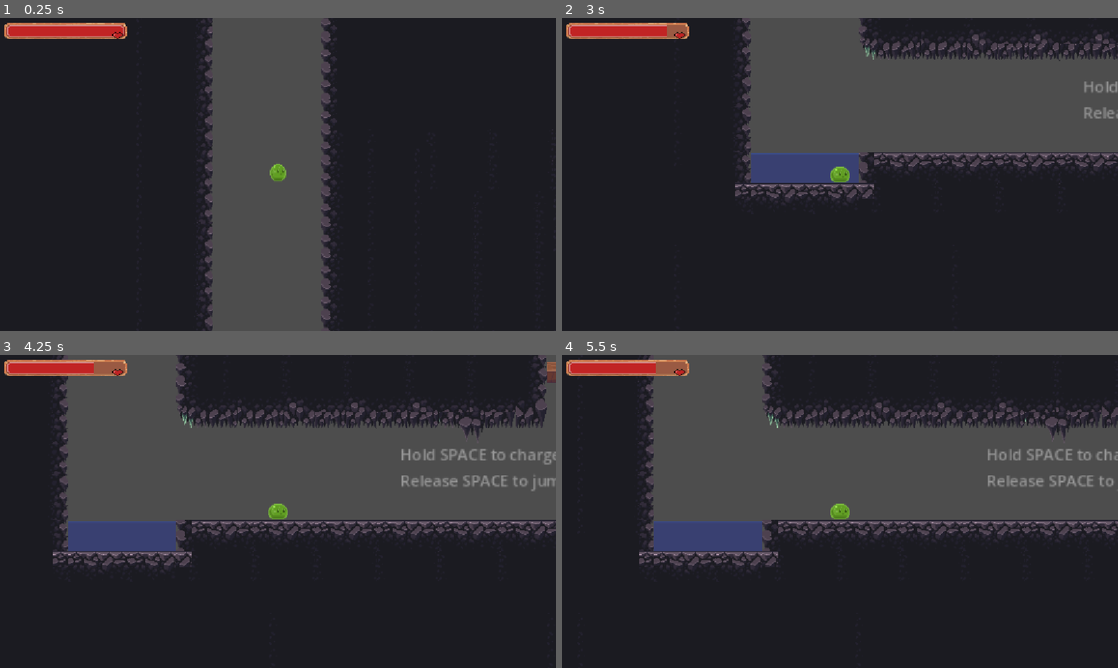
Above: before the commit, frames 1-4 (two rows, left to right).
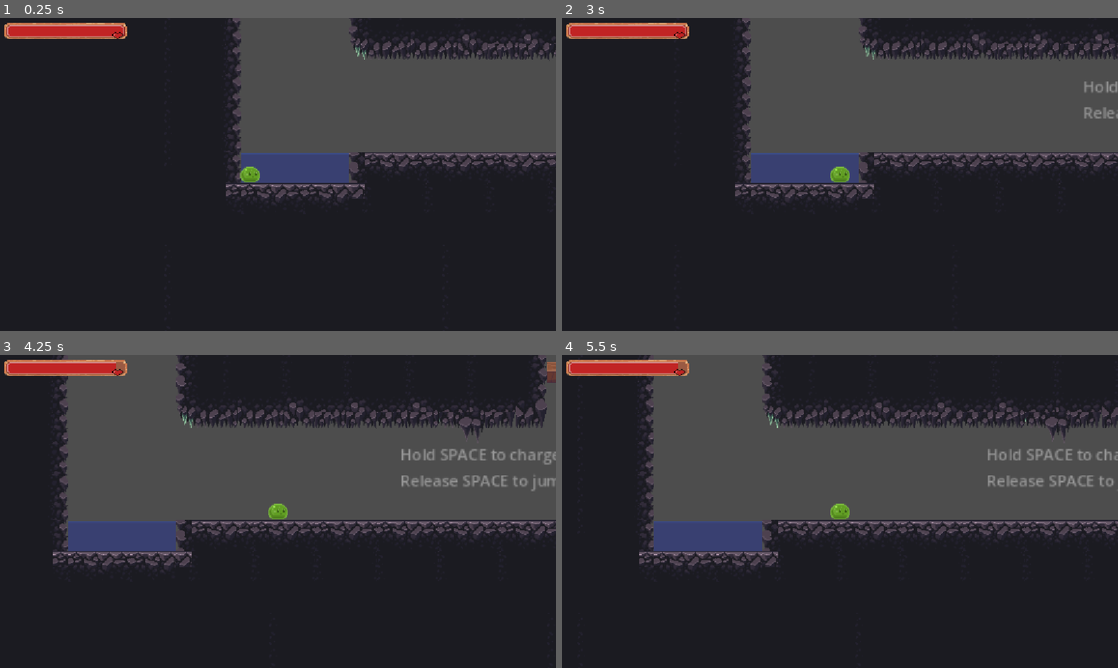
Above: after the commit, the same moments.

Repository: katfishkatfishing/bounce-
Game: Godot game, scene res://scenes/00_pit/tutorial.tscn
Two runs of this game, one before a commit and one after it. Both use one fixed random seed, a clock stepped at 60 frames per second and the inputs below. This scene is started directly instead of the project's main scene.
Inputs (mouse positions are in pixels of both pictures, inside the frame that each line leads up to):
- Up to frame 1 (0.25 s): no input
- Up to frame 2 (3 s): tap Enter at 0.5 s; move the mouse to (962, 158) at 0.52 s; hold W (up) 0.53-1.28 s; hold D (right) 0.53-2.03 s; click (962, 158) at 0.67 s; move the mouse to (728, 190) at 1.27 s; tap Alt at 1.35 s; tap W (up) at 1.52, 1.55, 1.82, 2.85 s; move the mouse to (895, 105) at 2.02 s; hold A (left) 2.03-2.78 s; hold W (up) 2.03-2.78 s; tap Shift at 2.1 s; move the mouse to (812, 237) at 2.77 s; hold D (right) from 2.78 s (still down); click (812, 237) at 2.92 s
- Up to frame 3 (4.25 s): keep holding D (right); tap W (up) at 3.02, 3.32 s; move the mouse to (444, 558) at 3.52 s; hold W (up) from 3.53 s (still down); tap Alt at 3.6 s
- Up to frame 4 (5.5 s): move the mouse to (673, 464) at 4.27 s; release D (right) at 4.28 s; release W (up) at 4.28 s; hold A (left) 4.28-5.03 s; tap Shift at 4.35 s; tap W (up) at 4.52, 4.55, 4.82 s; move the mouse to (867, 511) at 5.02 s; hold D (right) from 5.03 s (still down); hold W (up) from 5.03 s (still down); click (867, 511) at 5.17 s

The runs differ from the first frame. In frame 1, 29% of the frame differs, in the area x 36-100%, y 0-100%; in frame 2, 0.1%; in frame 3, 0.1%; in frame 4, 0.1%.

Commit message:
fix fall damage and die

Diff:
--- a/bounce!/general/gui.tscn
+++ /dev/null
@@ -1,25 +0,0 @@
-[gd_scene format=3 uid="uid://bri4jujimcl2j"]
-
-[node name="gui" type="Control" unique_id=1549725028]
-layout_mode = 3
-anchors_preset = 15
-anchor_right = 1.0
-anchor_bottom = 1.0
-grow_horizontal = 2
-grow_vertical = 2
-
-[node name="CanvasLayer" type="CanvasLayer" parent="." unique_id=1382920757]
-
-[node name="EnergyBar" type="ProgressBar" parent="CanvasLayer" unique_id=103616717]
-anchors_preset = 6
-anchor_left = 1.0
-anchor_top = 0.5
-anchor_right = 1.0
-anchor_bottom = 0.5
-offset_left = -24.0
-offset_top = -52.0
-offset_right = -20.0
-offset_bottom = 53.0
-grow_horizontal = 0
-grow_vertical = 2
-size_flags_horizontal = 8
--- a/bounce!/player/player.tscn
+++ b/bounce!/player/player.tscn
@@ -131,7 +131,7 @@
 "speed": 12.0
 }]
 
-[node name="Player" type="CharacterBody2D" unique_id=1989927636]
+[node name="Player" type="CharacterBody2D" unique_id=1989927636 groups=["Player"]]
 script = ExtResource("1_rkbax")
 
 [node name="CollisionShape2D" type="CollisionShape2D" parent="." unique_id=66918889]
--- a/bounce!/project.godot
+++ b/bounce!/project.godot
@@ -11,9 +11,13 @@
 [application]
 
 config/name="bounce!"
-run/main_scene="uid://c75ffqteugwqv"
+run/main_scene="uid://btj102gv0wros"
 config/features=PackedStringArray("4.7", "Forward Plus")
 config/icon="res://icon.svg"
+
+[autoload]
+
+SpawnPoint="*uid://dmrmvhoswdspd"
 
 [display]
 
--- a/bounce!/scenes/00_pit/tutorial.tscn
+++ b/bounce!/scenes/00_pit/tutorial.tscn
@@ -3,7 +3,6 @@
 [ext_resource type="Script" uid="uid://e8fywnj0m0an" path="res://scripts/tutorial.gd" id="1_rjera"]
 [ext_resource type="Texture2D" uid="uid://xkffjubrfc4r" path="res://assets/tilemap/crystal cave tiles.png" id="1_usprk"]
 [ext_resource type="PackedScene" uid="uid://dou3uyrpifuhj" path="res://scenes/platforms/moving_platform_wood.tscn" id="2_n416f"]
-[ext_resource type="PackedScene" uid="uid://cjnbi7ekfkvnr" path="res://player/player.tscn" id="3_e35f4"]
 [ext_resource type="PackedScene" uid="uid://nphkuekqe5s0" path="res://scenes/platforms/water.tscn" id="5_amvl5"]
 [ext_resource type="PackedScene" uid="uid://dmrmvhoswdspd" path="res://scenes/platforms/spawn_point.tscn" id="6_uxdra"]
 
@@ -486,9 +485,6 @@
 [node name="moving platform wood3" parent="." unique_id=1504871594 instance=ExtResource("2_n416f")]
 position = Vector2(616, -214)
 
-[node name="Player" parent="." unique_id=1989927636 instance=ExtResource("3_e35f4")]
-position = Vector2(67, -414)
-
 [node name="TextEdit" type="TextEdit" parent="." unique_id=1376383998]
 offset_left = 344.0
 offset_top = -82.0
--- a/bounce!/scenes/parkour/parkour.tscn
+++ b/bounce!/scenes/parkour/parkour.tscn
@@ -1,11 +1,12 @@
 [gd_scene format=4 uid="uid://bisr3vq5ooeoj"]
 
 [ext_resource type="Texture2D" uid="uid://xkffjubrfc4r" path="res://assets/tilemap/crystal cave tiles.png" id="1_jbll3"]
-[ext_resource type="PackedScene" uid="uid://cjnbi7ekfkvnr" path="res://player/player.tscn" id="2_bfiwq"]
 [ext_resource type="PackedScene" uid="uid://dwrfkkx08tpfa" path="res://scenes/platforms/trapped_bridge.tscn" id="3_vswcf"]
 [ext_resource type="PackedScene" uid="uid://cqkgpl7hdem3p" path="res://scenes/platforms/t_platform.tscn" id="4_16dot"]
 [ext_resource type="PackedScene" uid="uid://bqoewswpy0xih" path="res://scenes/platforms/solid_platform.tscn" id="5_16dot"]
 [ext_resource type="PackedScene" uid="uid://dou3uyrpifuhj" path="res://scenes/platforms/moving_platform_wood.tscn" id="5_wuwrb"]
+[ext_resource type="PackedScene" uid="uid://dmrmvhoswdspd" path="res://scenes/platforms/spawn_point.tscn" id="6_wuwrb"]
+[ext_resource type="Script" uid="uid://4sfpa6qu321a" path="res://scripts/void.gd" id="7_gokvu"]
 
 [sub_resource type="TileSetAtlasSource" id="TileSetAtlasSource_bfiwq"]
 texture = ExtResource("1_jbll3")
@@ -503,6 +504,8 @@
 &"moving_plank": SubResource("Animation_fd05m")
 }
 
+[sub_resource type="WorldBoundaryShape2D" id="WorldBoundaryShape2D_57qmd"]
+
 [node name="parkour" type="Node2D" unique_id=557296427]
 
 [node name="TileMapLayer" type="TileMapLayer" parent="." unique_id=576017546]
@@ -517,9 +520,6 @@
 rotation = 1.5707964
 shape = SubResource("WorldBoundaryShape2D_g4v7s")
 
-[node name="Player" parent="." unique_id=1989927636 instance=ExtResource("2_bfiwq")]
-position = Vector2(-238, -11)
-
 [node name="t-platform" parent="." unique_id=396680342 instance=ExtResource("4_16dot")]
 position = Vector2(940, -9)
 
@@ -547,3 +547,14 @@
 [node name="AnimationPlayer" type="AnimationPlayer" parent="moving platform wood" unique_id=1127121679]
 libraries/ = SubResource("AnimationLibrary_s5ivq")
 autoplay = &"moving_plank"
+
+[node name="SpawnPoint" parent="." unique_id=48932849 instance=ExtResource("6_wuwrb")]
+position = Vector2(-234, -45)
+
+[node name="Area2D" type="Area2D" parent="." unique_id=751161904]
+position = Vector2(-245, 187)
+script = ExtResource("7_gokvu")
+
+[node name="CollisionShape2D" type="CollisionShape2D" parent="Area2D" unique_id=157603678]
+scale = Vector2(1.4135861, 1.2714171)
+shape = SubResource("WorldBoundaryShape2D_57qmd")
--- a/bounce!/scenes/platforms/spawn_point.tscn
+++ b/bounce!/scenes/platforms/spawn_point.tscn
@@ -1,8 +1,13 @@
 [gd_scene format=3 uid="uid://dmrmvhoswdspd"]
+
+[ext_resource type="Script" uid="uid://dgn6mnf3anr1o" path="res://scripts/spawn_point.gd" id="1_ejcpj"]
 
 [sub_resource type="RectangleShape2D" id="RectangleShape2D_g4v7s"]
 
 [node name="SpawnPoint" type="Area2D" unique_id=48932849]
+script = ExtResource("1_ejcpj")
 
 [node name="CollisionShape2D" type="CollisionShape2D" parent="." unique_id=1327850576]
 shape = SubResource("RectangleShape2D_g4v7s")
+
+[connection signal="body_entered" from="." to="." method="_on_body_entered"]
--- a/bounce!/scenes/platforms/water.tscn
+++ b/bounce!/scenes/platforms/water.tscn
@@ -1,6 +1,7 @@
 [gd_scene format=3 uid="uid://nphkuekqe5s0"]
 
 [ext_resource type="Texture2D" uid="uid://bmg0ch133die0" path="res://assets/tilemap/cavesofgallet_tiles.png" id="1_g4807"]
+[ext_resource type="Script" uid="uid://bh3xaiwyeup8n" path="res://scenes/platforms/water_enter.gd" id="2_il1fj"]
 
 [sub_resource type="RectangleShape2D" id="RectangleShape2D_g4v7s"]
 size = Vector2(16, 15)
@@ -18,6 +19,8 @@
 region_rect = Rect2(25, 81, 6, 6)
 
 [node name="water_enter" type="Area2D" parent="." unique_id=1729750500]
+unique_name_in_owner = true
+script = ExtResource("2_il1fj")
 
 [node name="CollisionShape2D" type="CollisionShape2D" parent="water_enter" unique_id=1833277557]
 position = Vector2(0, 0.5)
@@ -26,3 +29,6 @@
 [node name="CollisionShape2D" type="CollisionShape2D" parent="." unique_id=673657763]
 shape = SubResource("RectangleShape2D_yf5fn")
 disabled = true
+
+[connection signal="body_entered" from="water_enter" to="water_enter" method="_on_body_entered"]
+[connection signal="body_exited" from="water_enter" to="water_enter" method="_on_body_exited"]
--- /dev/null
+++ b/bounce!/scenes/platforms/water_enter.gd
@@ -0,0 +1,19 @@
+extends Area2D
+
+
+# Called when the node enters the scene tree for the first time.
+func _ready() -> void:
+	visible = false
+	await get_tree().process_frame
+
+
+func _on_body_entered(body: Node2D) -> void:
+	if body.is_in_group("Player"):
+		body.in_water = true
+		print("in water")
+
+
+func _on_body_exited(body: Node2D) -> void:
+	if body.is_in_group("Player"):
+		body.in_water = false
+		print("out of water")
--- a/bounce!/scenes/surface/surface.tscn
+++ b/bounce!/scenes/surface/surface.tscn
@@ -2,7 +2,7 @@
 
 [ext_resource type="Texture2D" uid="uid://ct0m74p5cp7qr" path="res://assets/tilemap/forgotten_forest_example_tileset.png" id="1_bx6pc"]
 [ext_resource type="Script" uid="uid://h7nwnsccpfc4" path="res://scripts/surface.gd" id="1_sxam2"]
-[ext_resource type="PackedScene" uid="uid://cjnbi7ekfkvnr" path="res://player/player.tscn" id="2_dkk60"]
+[ext_resource type="PackedScene" uid="uid://dmrmvhoswdspd" path="res://scenes/platforms/spawn_point.tscn" id="4_yo1go"]
 
 [sub_resource type="TileSetAtlasSource" id="TileSetAtlasSource_dkk60"]
 texture = ExtResource("1_bx6pc")
@@ -3037,9 +3037,6 @@
 tile_map_data = PackedByteArray("AAAAAAIAAAANAAcAAAAAAAMAAAANAAgAAAABAAIAAAAOAAcAAAABAAMAAAAOAAgAAAACAAIAAAAPAAcAAAACAA …(96448 unchanged characters)…
 tile_set = SubResource("TileSet_g4v7s")
 
-[node name="Player" parent="." unique_id=1989927636 instance=ExtResource("2_dkk60")]
-position = Vector2(-123, 4)
-
 [node name="TileMapLayer2" type="TileMapLayer" parent="." unique_id=325640066]
 z_index = -1
 tile_map_data = PackedByteArray("AAADAOf/AAAuABQAAAADAOj/AAAuABUAAAADAOn/AAAuABYAAAADAOr/AAAuABcAAAADAOv/AAAuABgAAAADAO …(7504 unchanged characters)…
@@ -3085,4 +3082,7 @@
 tab_input_mode = false
 virtual_keyboard_enabled = false
 
+[node name="SpawnPoint" parent="." unique_id=48932849 instance=ExtResource("4_yo1go")]
+position = Vector2(-207, 7)
+
 [connection signal="body_entered" from="tp_tutorial" to="." method="_on_tp_tutorial_body_entered"]
--- a/bounce!/scripts/player.gd
+++ b/bounce!/scripts/player.gd
@@ -24,11 +24,16 @@
 var was_on_floor_last_frame: bool = true
 var hp: int = 100
 var SPEED = 100.0
-var JUMP_VELOCITY = -400.0
+var JUMP_VELOCITY = -400.
+var in_water: bool = false
 #endregion
 
 func _ready() -> void:
 	ForBars.update_health(hp)
+
+func _process(delta: float) -> void:
+	if hp <= 0:
+		die_respawn()
 
 func _physics_process(delta: float) -> void:
 	# Add the gravity.
@@ -126,11 +131,17 @@
 		animated_sprite_2d.play("fall")
 
 func take_fall_damage(speed: float) -> void:
+	if in_water == true:
+		return
+
 	var damage = (speed - fall_velocity_limit) * 0.1
 	hp -= int(damage)
 	ForBars.update_health(hp)
 
-#func die
+func die_respawn() -> void:
+	self.global_position = SpawnPoint.global_position
+	hp = max_hp
+	ForBars.update_health(hp)
 
 func reset_bounce_energy() -> void:
 	gpe_buildup = 0.0
--- /dev/null
+++ b/bounce!/scripts/spawn_point.gd
@@ -0,0 +1,24 @@
+extends Area2D
+
+
+# Called when the node enters the scene tree for the first time.
+func _ready() -> void:
+	visible = false
+	await get_tree().process_frame
+
+	var existing_player = get_tree().get_first_node_in_group("Player")
+	if existing_player:
+		return
+
+	spawn_player()
+
+func spawn_player() -> void:
+	#load in player
+	var player_scene: PackedScene = load("res://player/player.tscn")
+	var player_instance = player_scene.instantiate()
+
+	#add player to root
+	get_tree().root.add_child(player_instance)
+
+	#align position
+	player_instance.global_position = global_position
--- /dev/null
+++ b/bounce!/scripts/void.gd
@@ -0,0 +1,12 @@
+extends Area2D
+
+
+# Called when the node enters the scene tree for the first time.
+func _ready() -> void:
+	visible = false
+	await get_tree().process_frame
+
+
+func _on_body_entered(body: CharacterBody2D) -> void:
+	if body.is_in_group("Player"):
+		body.die_respawn()
Not shown, added: bounce!/scenes/platforms/water_enter.gd.uid
Not shown, added: bounce!/scripts/spawn_point.gd.uid
Not shown, added: bounce!/scripts/void.gd.uid
Not shown, added: bounce!/scenes/00_pit/tutorial.tscn67290814788.tmp
